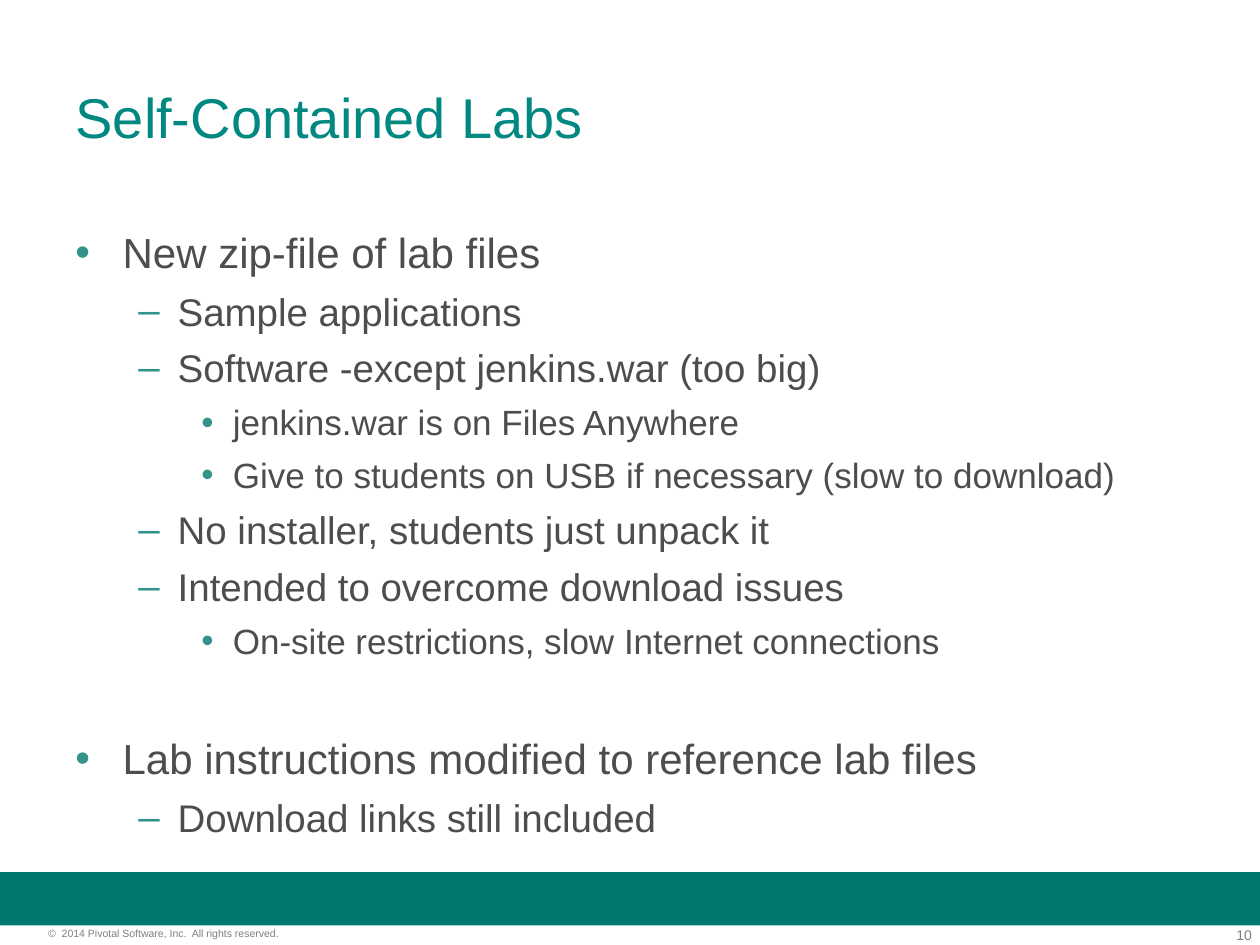
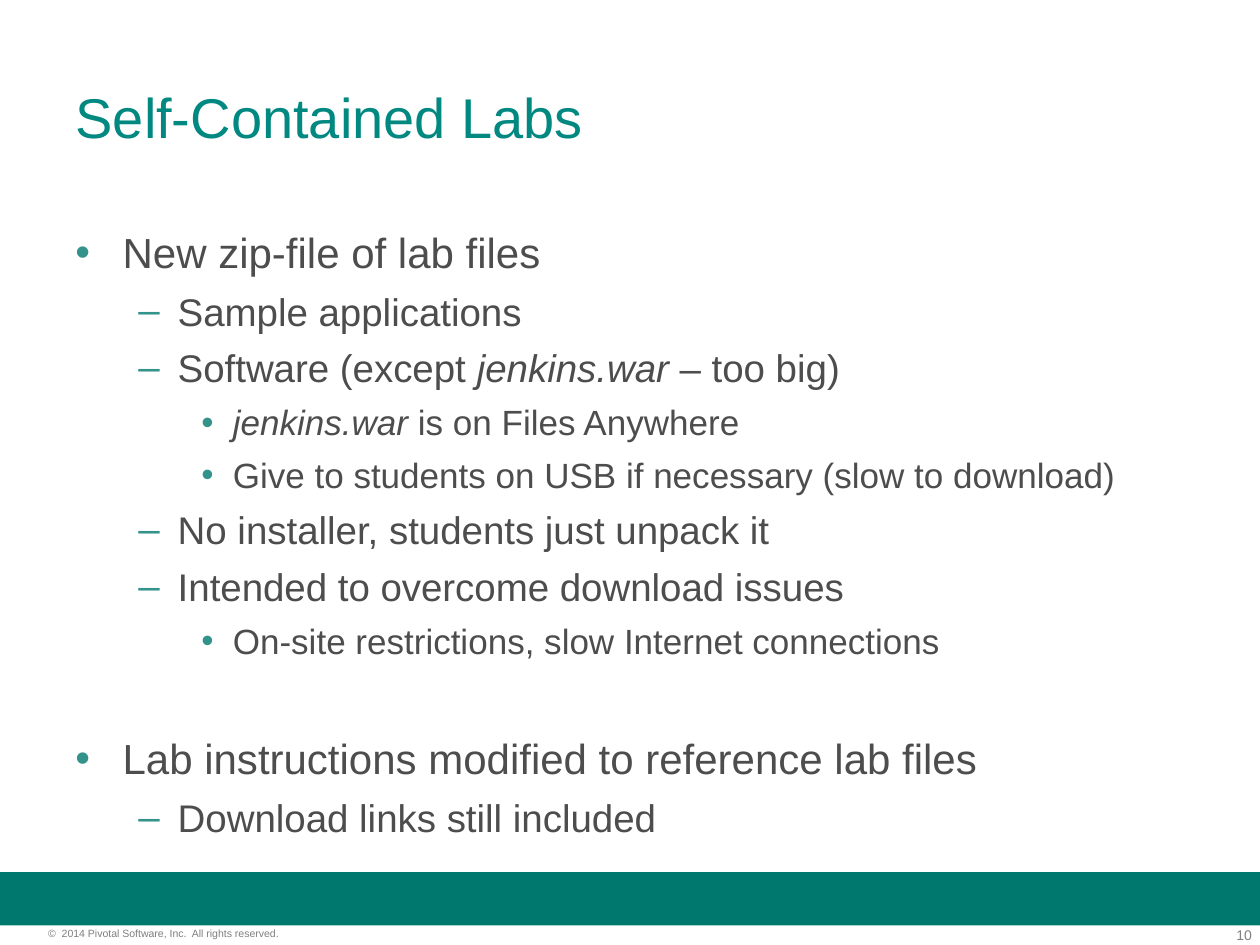
Before and after one commit to felipeg48/pcf-developer-cb, a slide deck: slide 10 of instructor/PCF-Dev-Changes-1.11.a.ppt. Drawn at 1260x945 pixels with LibreOffice and Linux fonts; fonts in the diff are those of the drawing; background and template pictures are left out. Boxes give left, top, right and bottom in pixels: in the first picture for what was removed or moved away, otherwise in the second. Text is boxed around its words. In the diff, an @@ line names an element or a change of style, - is before the commit and + after.

```diff
--- a/instructor/PCF-Dev-Changes-1.11.a.ppt
+++ b/instructor/PCF-Dev-Changes-1.11.a.ppt
@@ text at (178,354,840,390): text changed @@
-  – Software -except jenkins.war (too big)
+  – Software (except jenkins.war – too big)
@@ text at (233,409,739,442): italic on in "jenkins.war" @@
```
Also in this commit, not shown: 2 other slides changed, 1 other file.
